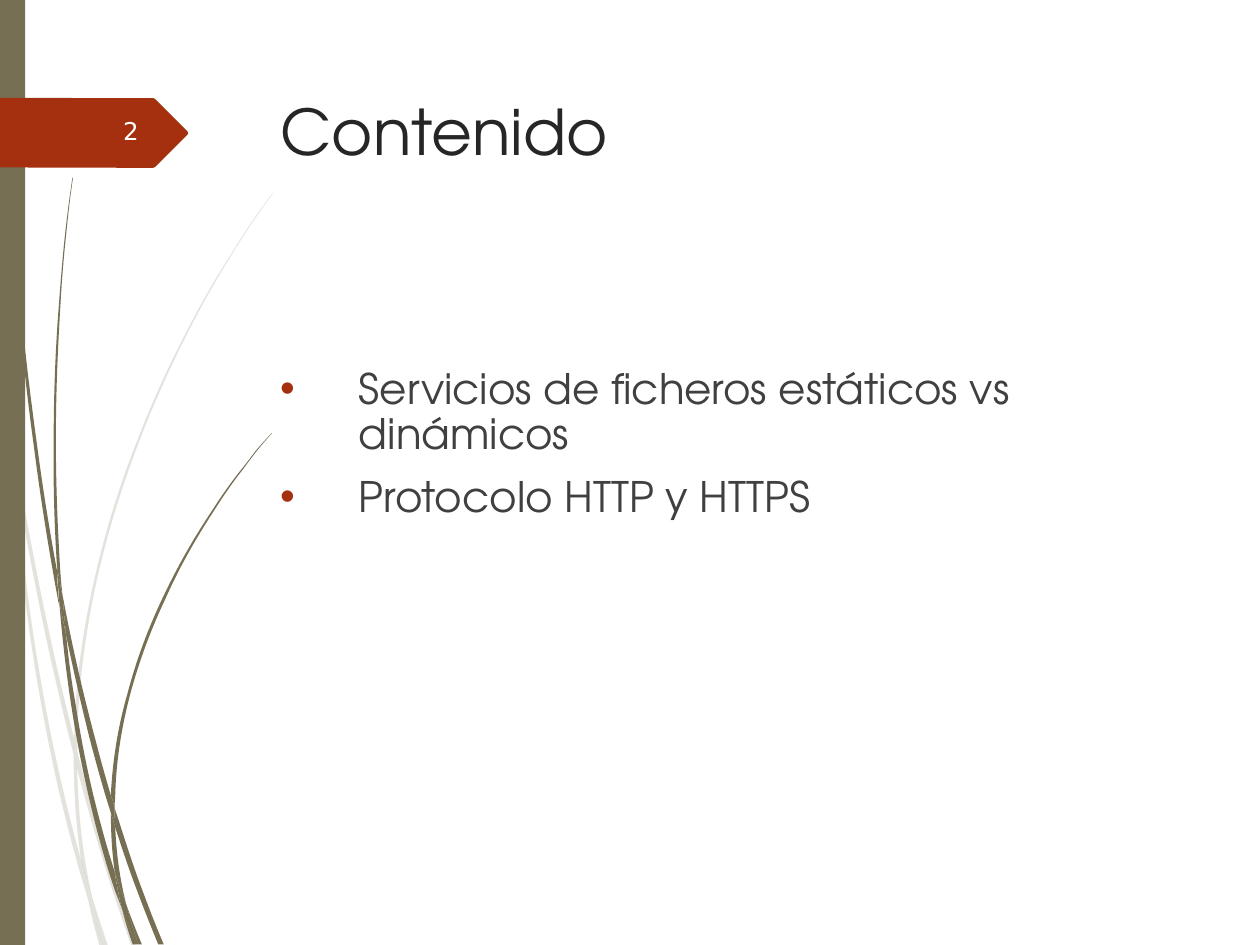
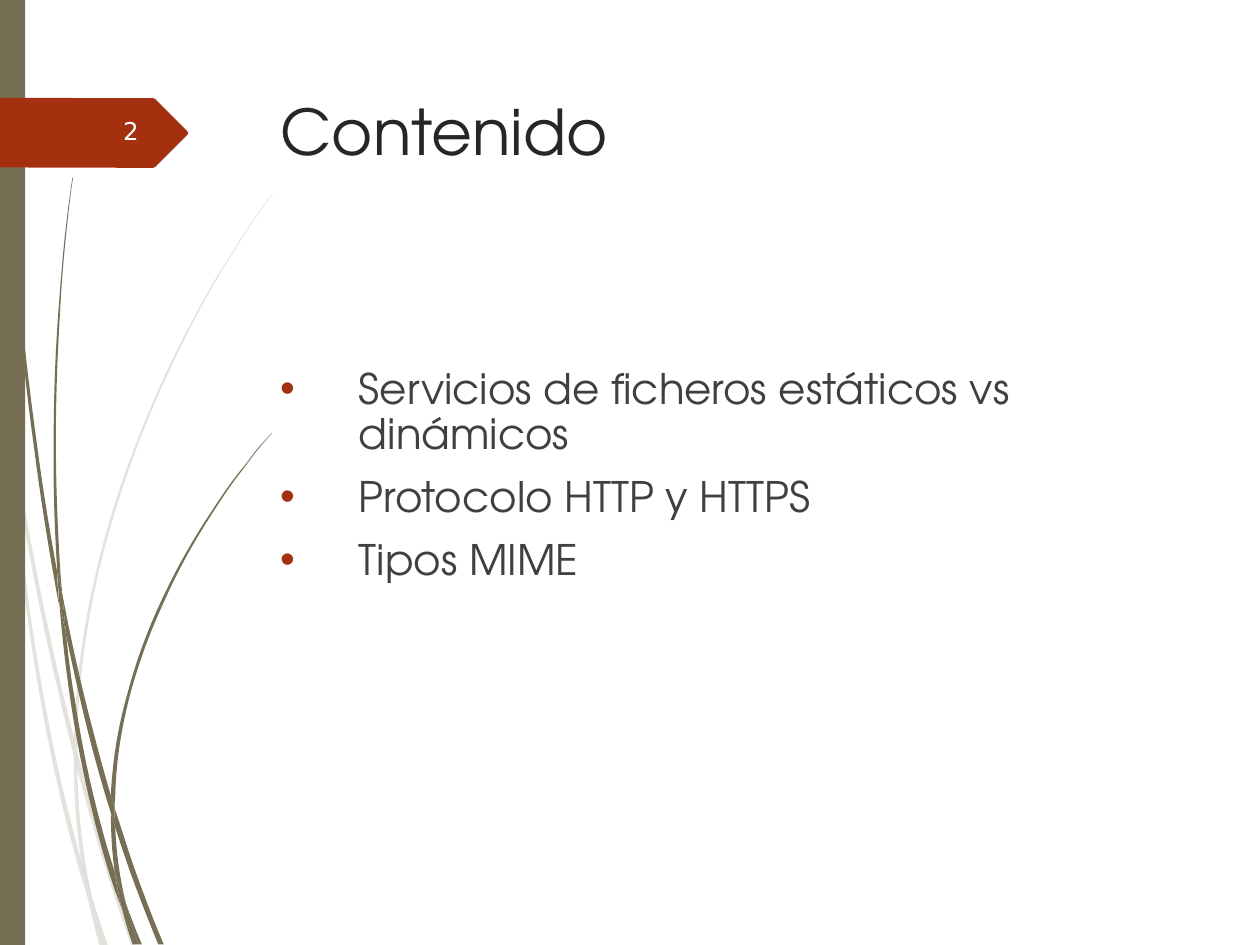
Before and after one commit to ammDAW/daw, a slide deck: slide 2 of 2_DAW/DAW - Beatriz/Unidad2/UT2_Administracion de servidores web.ppt. Drawn at 1260x945 pixels with LibreOffice and Linux fonts; fonts in the diff are those of the drawing; background and template pictures are left out. Boxes give left, top, right and bottom in pixels: in the first picture for what was removed or moved away, otherwise in the second. Text is boxed around its words. In the diff, an @@ line names an element or a change of style, - is before the commit and + after.

```diff
--- a/2_DAW/DAW - Beatriz/Unidad2/UT2_Administracion de servidores web.ppt
+++ b/2_DAW/DAW - Beatriz/Unidad2/UT2_Administracion de servidores web.ppt
@@ text at (359, 544, 578, 583): paragraph added @@
+• Tipos MIME
```
Also in this commit, not shown: 1 other slide changed, 11 slides added, 2 other files.
